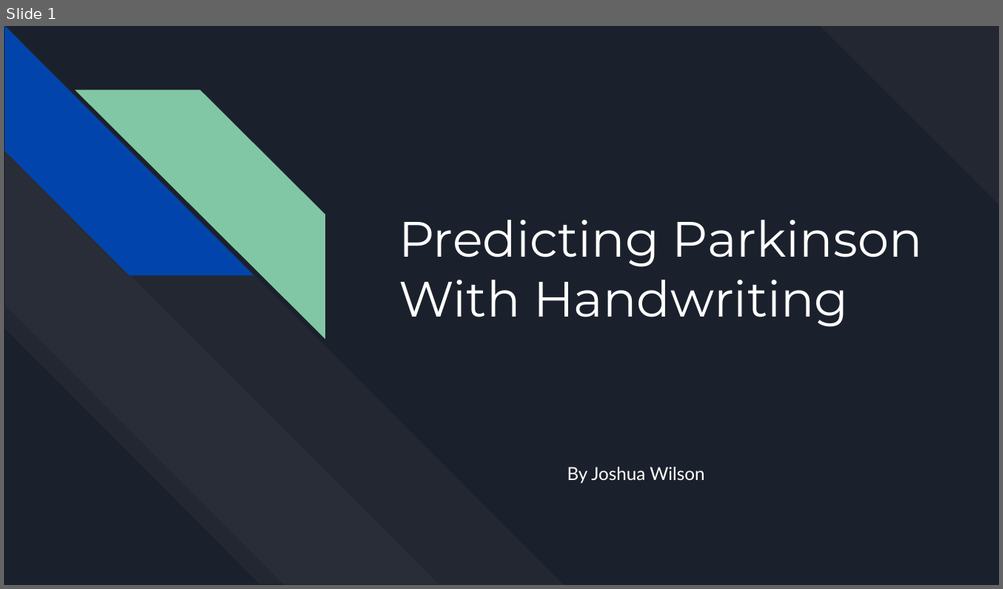
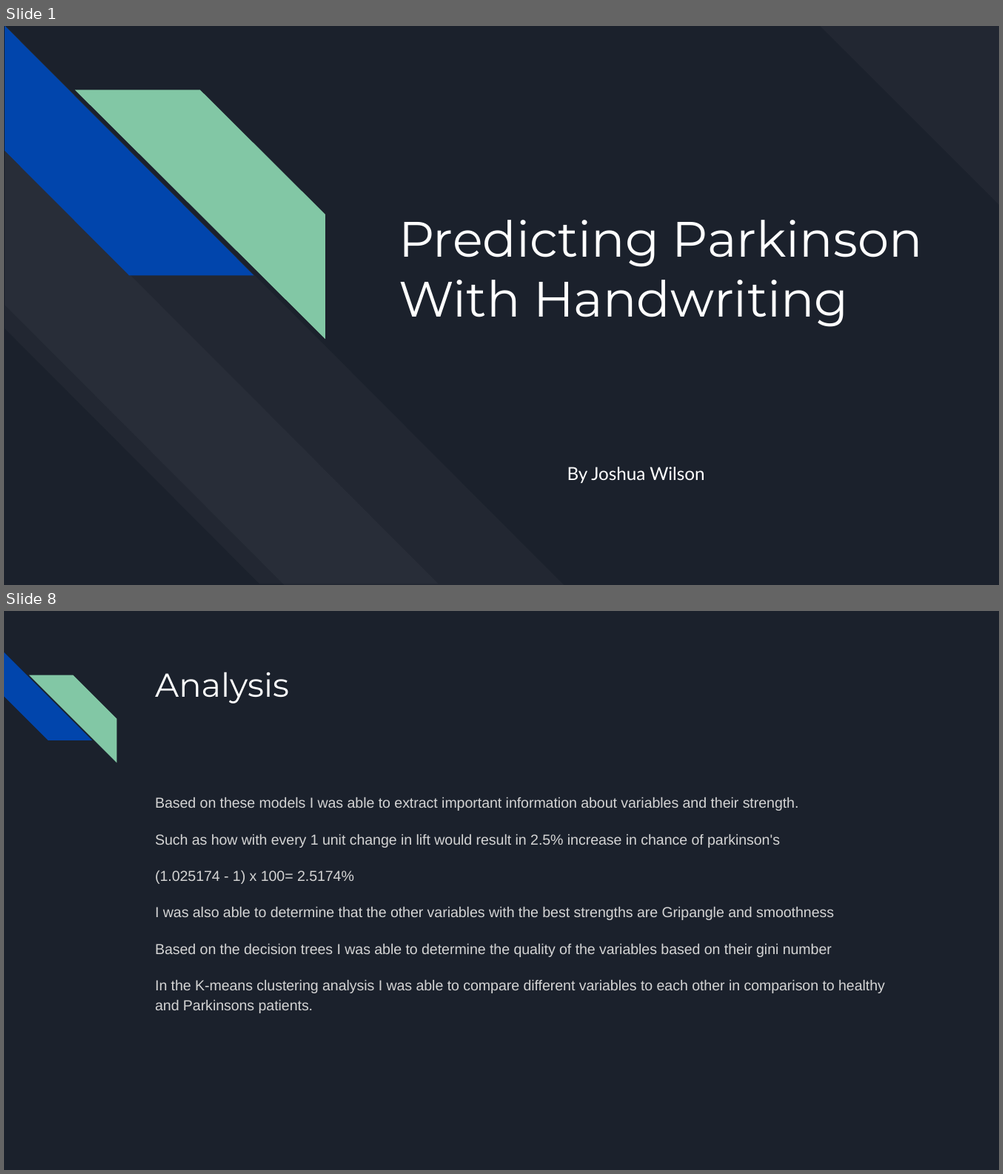
Before and after one commit to jwwils/Parkinsons_Data, a slide deck: Predicting Parkinson With Handwritting.pptx. Shown one above the other, each under a label of ours: slide 1 before the commit, slides 1 and 8 after it; the slides between them are not shown. The pictures are 1003x589 and 1003x1174 pixels, drawn with LibreOffice and Linux fonts; fonts in the diff are those of the drawing. Boxes give left, top, right and bottom in pixels: in the first picture for what was removed or moved away, otherwise in the second. Text is boxed around its words. In the diff, an @@ line names an element or a change of style, - is before the commit and + after.

```diff
--- a/Predicting Parkinson With Handwritting.pptx
+++ b/Predicting Parkinson With Handwritting.pptx
@@ slide 8 added at (4, 611, 999, 1170), background #1B212C @@
@@ diag stripe added at (4, 652, 91, 741), fill #0145AC @@
@@ diag stripe added at (29, 675, 116, 762), fill #82C7A5 @@
@@ title added at (155, 672, 289, 703), 24 pt, text #FFFFFF @@
+Analysis
@@ text added at (155, 797, 885, 1014), 10.5 pt, text #D4D4D4 @@
+Based on these models I was able to extract important information about variables and their strength.
+Such as how with every 1 unit change in lift would result in 2.5% increase in chance of parkinson's
+(1.025174 - 1) x 100= 2.5174%
+I was also able to determine that the other variables with the best strengths are Gripangle and smoothness
+Based on the decision trees I was able to determine the quality of the variables based on their gini number
+In the K-means clustering analysis I was able to compare different variables to each other in comparison to healthy and Parkinsons patients.
```
Also in this commit, not shown: 7 other slides added, 13 slides removed.
